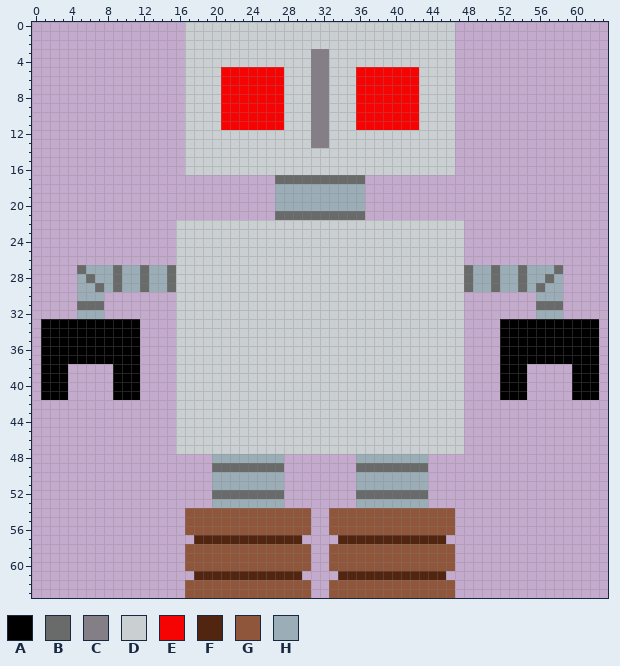
Pixel-art sprite -- Janiterror/core/assets/floor/robot.png. This is how it looked before the edit.
The file is 64x64 pixels.
Palette (. is transparent): A #000000  B #696a6a  C #847e87  D #cacfd1  E #f60404  F #522510  G #8f563b  H #9badb7
After the commit:
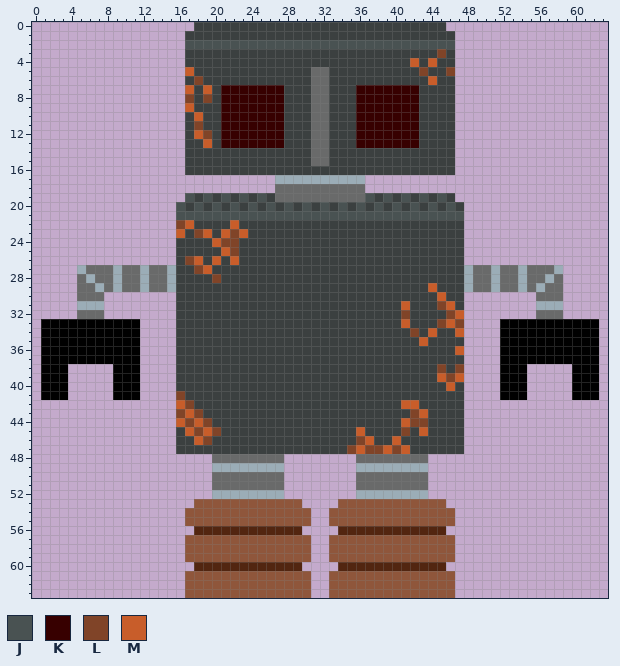
Colours new in this view: J #495252  K #370000  L #804428  M #c85d2a
The edit:
colour D: #cacfd1 -> #3b4040
Changed rows in their new state; - is a pixel that keeps its letter.
first column x 5:
 0 ------------.----------------------------.------------
 2 ------------JJJJJJJJJJJJJJJJJJJJJJJJJJJJJJ------------
 3 --------------------------DD------------L-------------
 4 --------------------------DD---------M-M--------------
 5 ------------M---DDDDDDD---BB---DDDDDDDL--L------------
 6 -------------L--DDDDDDD---BB---DDDDDDD-M--------------
 7 ------------M-M-KKKKKKK---BB---KKKKKKK----------------
 8 ------------L-L-KKKKKKK---BB---KKKKKKK----------------
 9 ------------M---KKKKKKK---BB---KKKKKKK----------------
10 -------------M--KKKKKKK---BB---KKKKKKK----------------
11 -------------L--KKKKKKK---BB---KKKKKKK----------------
12 -------------ML-KKKKKKK---BB---KKKKKKK----------------
13 --------------M-KKKKKKK---BB---KKKKKKK----------------
14 --------------------------BB--------------------------
15 --------------------------BB--------------------------
17 ----------------------HHHHHHHHHH----------------------
18 ----------------------BBBBBBBBBB----------------------
19 ------------JDJDJDJDJDBBBBBBBBBBJDJDJDJDJD------------
20 -----------JDJDJDJDJDJDJDJDJDJDJDJDJDJDJDJD-----------
21 -----------JJJJJJJJJJJJJJJJJJJJJJJJJJJJJJJJ-----------
22 -----------LM----M------------------------------------
23 -----------M-LM-MLM-----------------------------------
24 ---------------MLL------------------------------------
25 ----------------ML------------------------------------
26 ------------LM-M-M------------------------------------
27 HBBBHBBHBBH--LM----------------------------HBBHBBHBBBH
28 BHBBHBBHBBH----L---------------------------HBBHBBHBBHB
29 BBHBHBBHBBH----------------------------M---HBBHBBHBHBB
30 BBB-------------------------------------M----------BBB
31 HHH---------------------------------M---LM---------HHH
32 BBB---------------------------------L----LM--------BBB
33 ------------------------------------M---LML-----------
34 -------------------------------------L-M--M-----------
35 --------------------------------------M---------------
36 ------------------------------------------M-----------
38 ----------------------------------------L-L-----------
39 ----------------------------------------MLM-----------
40 -----------------------------------------M------------
41 -----------L------------------------------------------
42 -----------ML-----------------------MM----------------
43 -----------LML-----------------------LM---------------
44 -----------MLML---------------------MLL---------------
45 ------------MLML---------------M----L-M---------------
46 -------------ML----------------LM--M------------------
47 ------------------------------LMLLMLM-----------------
48 ---------------BBBBBBBB--------BBBBBBBB---------------
49 ---------------HHHHHHHH--------HHHHHHHH---------------
50 ---------------BBBBBBBB--------BBBBBBBB---------------
51 ---------------BBBBBBBB--------BBBBBBBB---------------
52 ---------------HHHHHHHH--------HHHHHHHH---------------
53 -------------GGGGGGGGGGGG----GGGGGGGGGGGG-------------
56 ------------.FFFFFFFFFFFF.--.FFFFFFFFFFFF.------------
57 ------------GGGGGGGGGGGGGG--GGGGGGGGGGGGGG------------
60 ------------.FFFFFFFFFFFF.--.FFFFFFFFFFFF.------------
61 ------------GGGGGGGGGGGGGG--GGGGGGGGGGGGGG------------
Pixel boxes of the changes (left, top, right, bottom) in both pictures:
changed: (77, 22, 563, 580)
